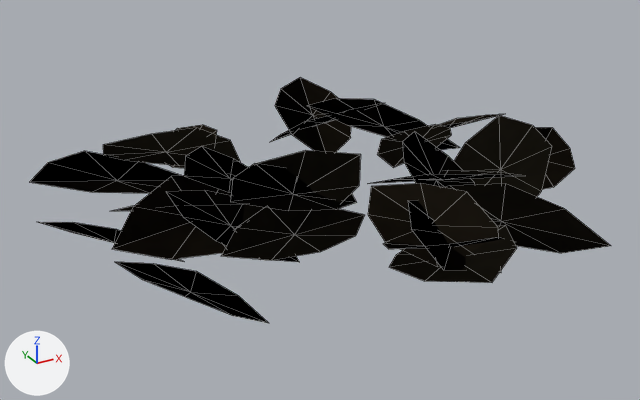
One commit to the glTF model dream/animations/ground/stone/leaf_heap_01.glb: the scene before it, then after it.
Rendered twice from a 50 mm camera at (-0.611, -1.064, 0.565) aimed at (-0.028, -0.004, 0.035). The axes (+X, +Y, +Z) are drawn at lower left. The lights are the same throughout. The first picture is the older version. Mesh edges are drawn as thin lines. Vertices at exactly the same position are counted once.

Objects in the first picture: 'leaf_heap_01'.
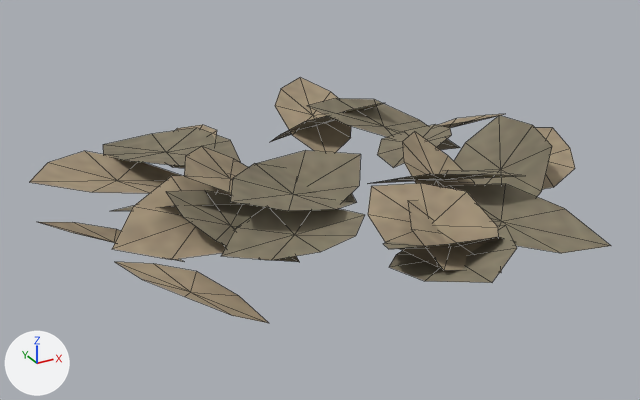
Boxes (x1, y1, x2, y2) around the edits, measured in the pictures (640 x 400 px):
```json
{"object": "leaf_heap_01", "change": "surface changed, shading changed", "before": [30, 77, 611, 323], "after": [30, 77, 611, 323], "on screen": "lighter"}
```

Edits to the scene script, one JSON object a line:
```json
{"block": "mat_ground_baked", "where": "n2 = _N.new('ShaderNodeMix'); n2.name = 'Mix'"}
{"op": "set", "path": "n2.inputs[7].default_value", "old": "(0.21, 0.21, 0.21, 1.0)", "new": "(0.44, 0.44, 0.44, 1.0)", "note": "'B', grey #7e7e7e -> 'B', grey #b1b1b1"}
{"block": "me_leaf_heap_01", "where": "me_leaf_heap_01.from_pydata(...)  # 234 vertices, 208 faces; spans x -0.429..0.429, y -0.417..0.417, z 0.0..0.147"}
{"block": "me_leaf_heap_01", "where": "# used by ob_leaf_heap_01; location = (0.0, 0.0, 0.0)"}
{"block": "me_leaf_heap_01", "change": "me_leaf_heap_01 part 1: its shading normals changed"}
```
